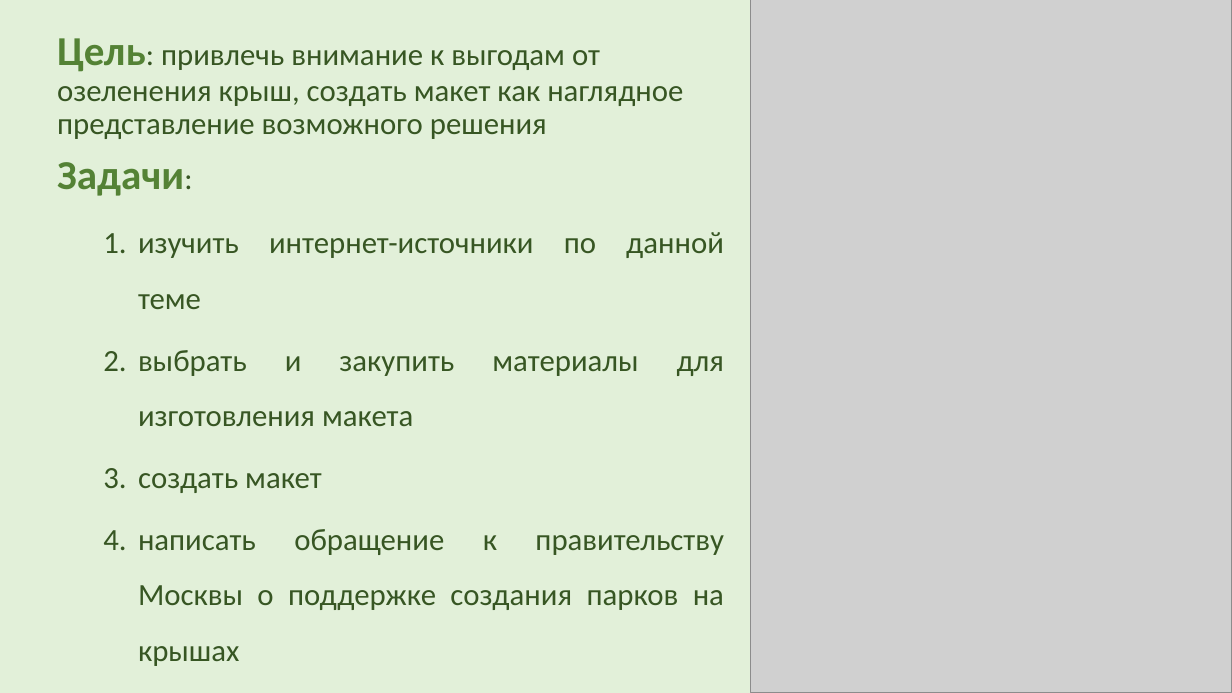
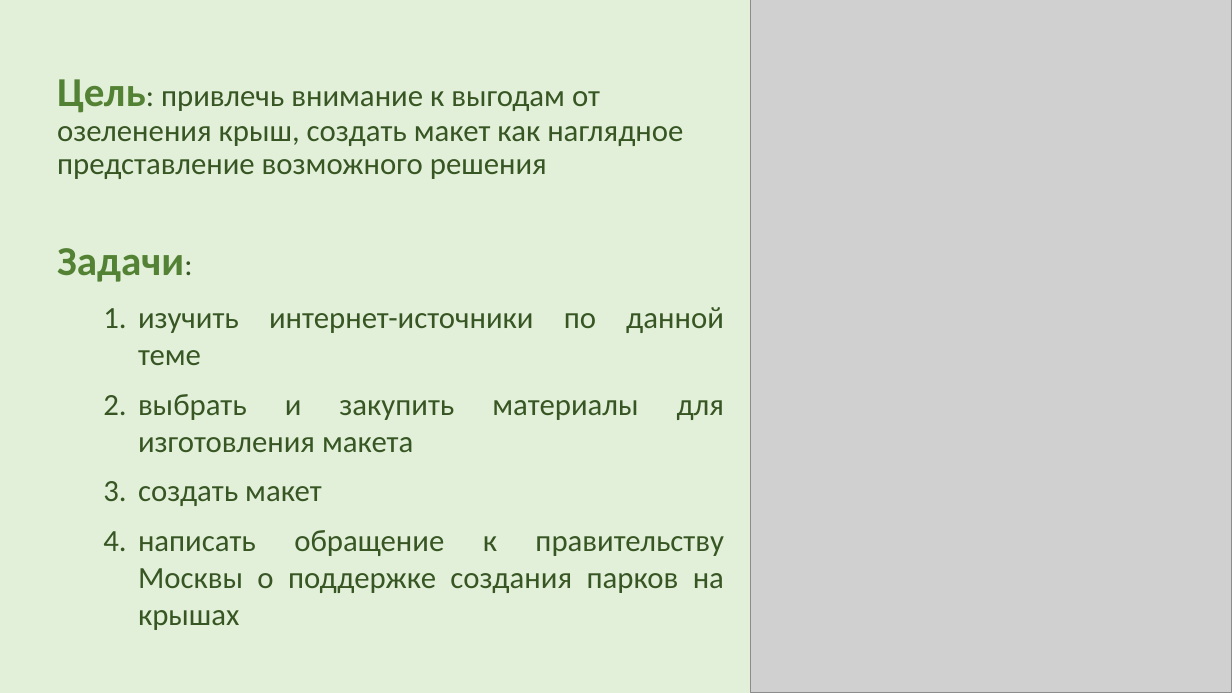
Before and after one commit to AkulinaDN/RoofPark, a slide deck: slide 3 of 10б Неумойчева презентация.pptm. Drawn at 1232x693 pixels with LibreOffice and Linux fonts; fonts in the diff are those of the drawing; grey boxes stand for pictures. Boxes give left, top, right and bottom in pixels: in the first picture for what was removed or moved away, otherwise in the second. Text is boxed around its words. In the diff, an @@ line names an element or a change of style, - is before the commit and + after.

```diff
--- a/10б Неумойчева презентация.pptm
+++ b/10б Неумойчева презентация.pptm
@@ text "Цель: привлечь внимание к выгодам ...": place and size @@
-text "Цель: привлечь внимание к выгодам ..." at bbox=[57, 38, 725, 666]
+text "Цель: привлечь внимание к выгодам ..." at bbox=[57, 79, 725, 630]
@@ text at bbox=[138, 307, 725, 630]: line spacing 1.5 to 1; more space between paragraphs @@
```
Also in this commit, not shown: 2 other slides changed, 2 other files.
